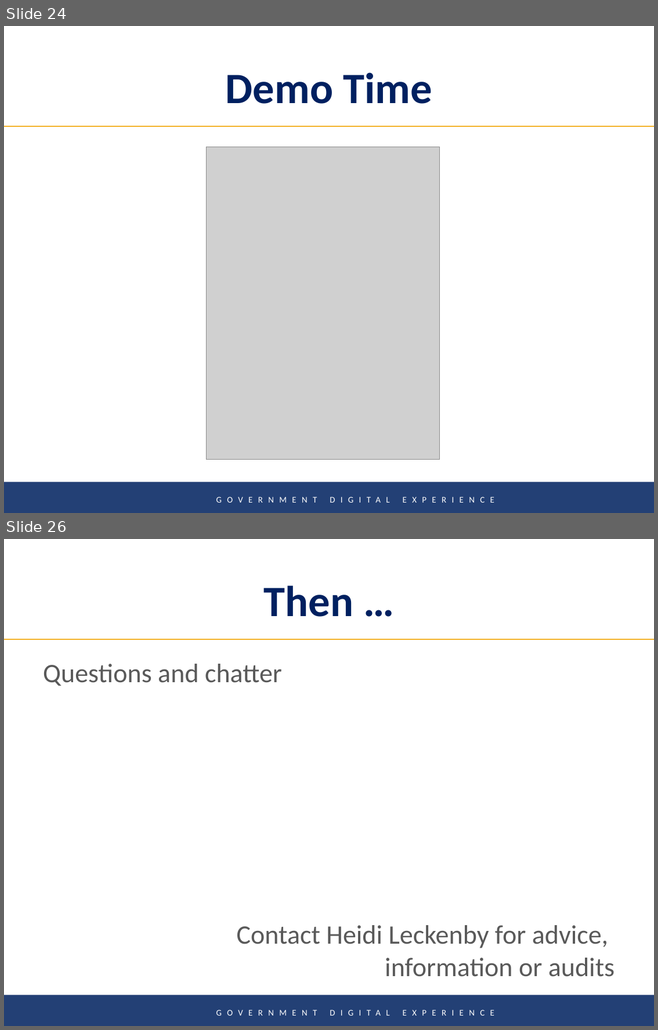
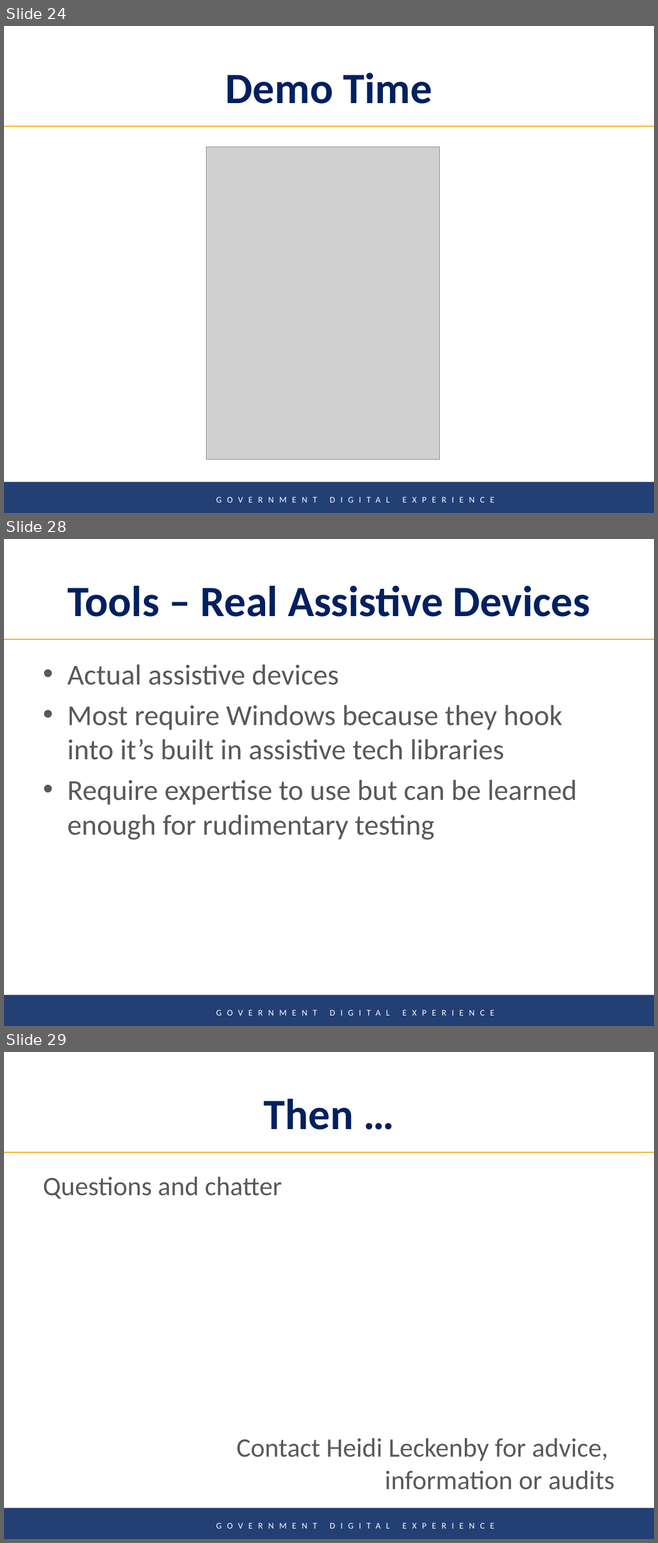
Before and after one commit to Gavin-McLeod/Accessibility-presentation, a slide deck: Digital Product Innovation in the Public Service-TRAN.pptx. Shown one above the other, each under a label of ours: slides 24 and 26 before the commit, slides 24, 28 and 29 after it; the slides between them are not shown. The pictures are 658x1030 and 658x1543 pixels, drawn with LibreOffice and Linux fonts; fonts in the diff are those of the drawing; grey boxes stand for pictures; background and template pictures are left out. Boxes give left, top, right and bottom in pixels: in the first picture for what was removed or moved away, otherwise in the second. Text is boxed around its words. In the diff, an @@ line names an element or a change of style, - is before the commit and + after.

```diff
--- a/Digital Product Innovation in the Public Service-TRAN.pptx
+++ b/Digital Product Innovation in the Public Service-TRAN.pptx
@@ slide 28 added at (4, 539, 654, 1026), background #FFFFFF; not listed: 2 template elements that a slide beside it also shows @@
@@ title added at (67, 585, 590, 617), 48 pt, text #002060, bold @@
+Tools – Real Assistive Devices
@@ text added at (67, 664, 576, 840), 32 pt, text #595959 @@
+• Actual assistive devices
+• Most require Windows because they hook into it’s built in assistive tech libraries
+• Require expertise to use but can be learned enough for rudimentary testing
@@ what was slide 26 is now slide 29 @@
```
Also in this commit, not shown: 3 slides changed, 3 other slides added, 1 slide removed, 1 other file.
